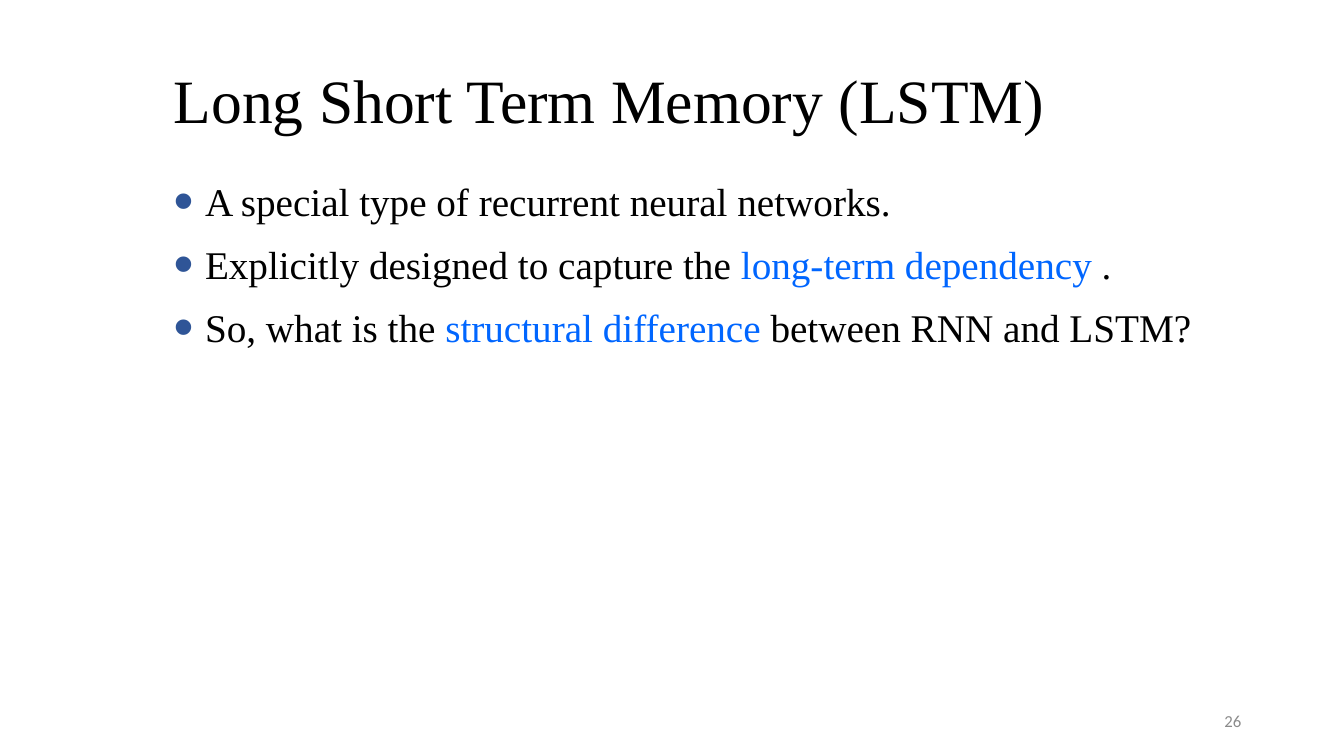
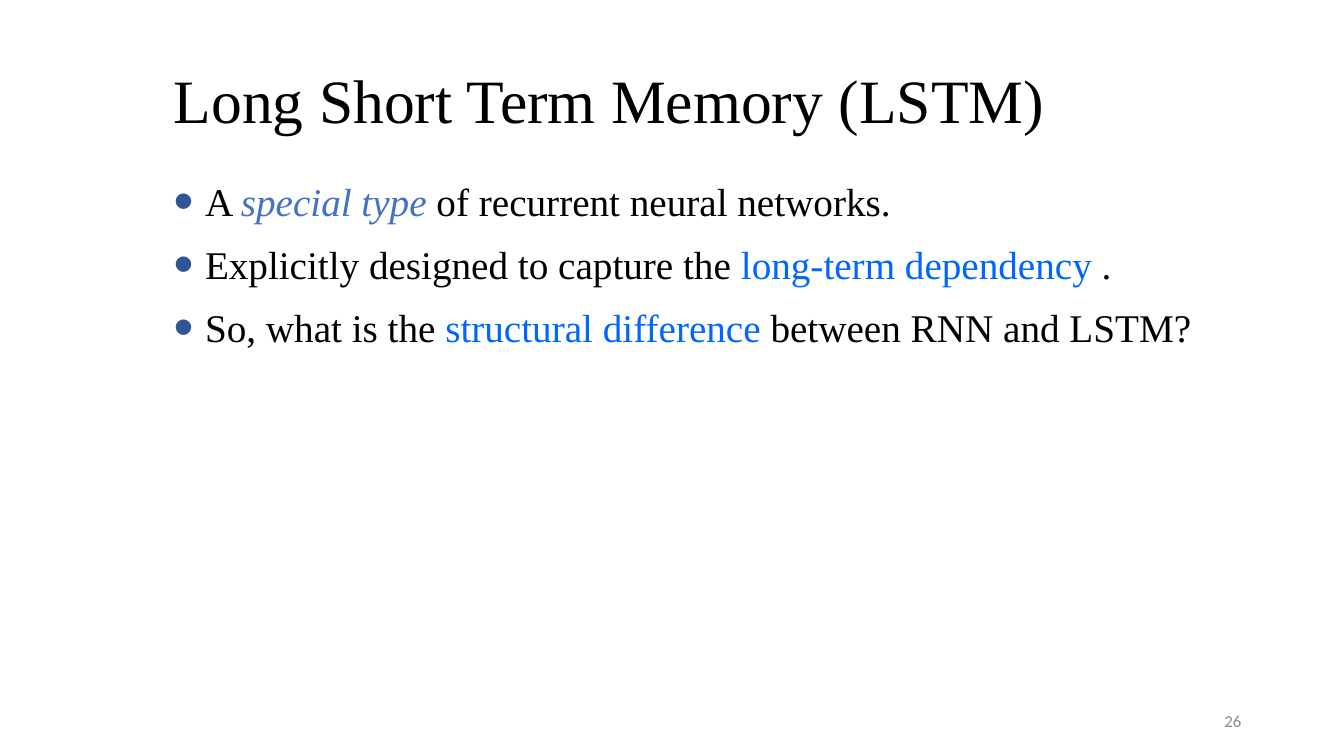
Before and after one commit to isi-nlp/csci_544_fa_18_slides, a slide deck: slide 26 of neural_lm_0928.pptx. Drawn at 1344x756 pixels with LibreOffice and Linux fonts; fonts in the diff are those of the drawing. Boxes give left, top, right and bottom in pixels: in the first picture for what was removed or moved away, otherwise in the second. Text is boxed around its words. In the diff, an @@ line names an element or a change of style, - is before the commit and + after.

```diff
--- a/neural_lm_0928.pptx
+++ b/neural_lm_0928.pptx
@@ text at (205,188,890,223): text colour #000000 to #4472C4, italic on in "special type" @@
```
Also in this commit, not shown: 11 other slides changed, 1 other file.
